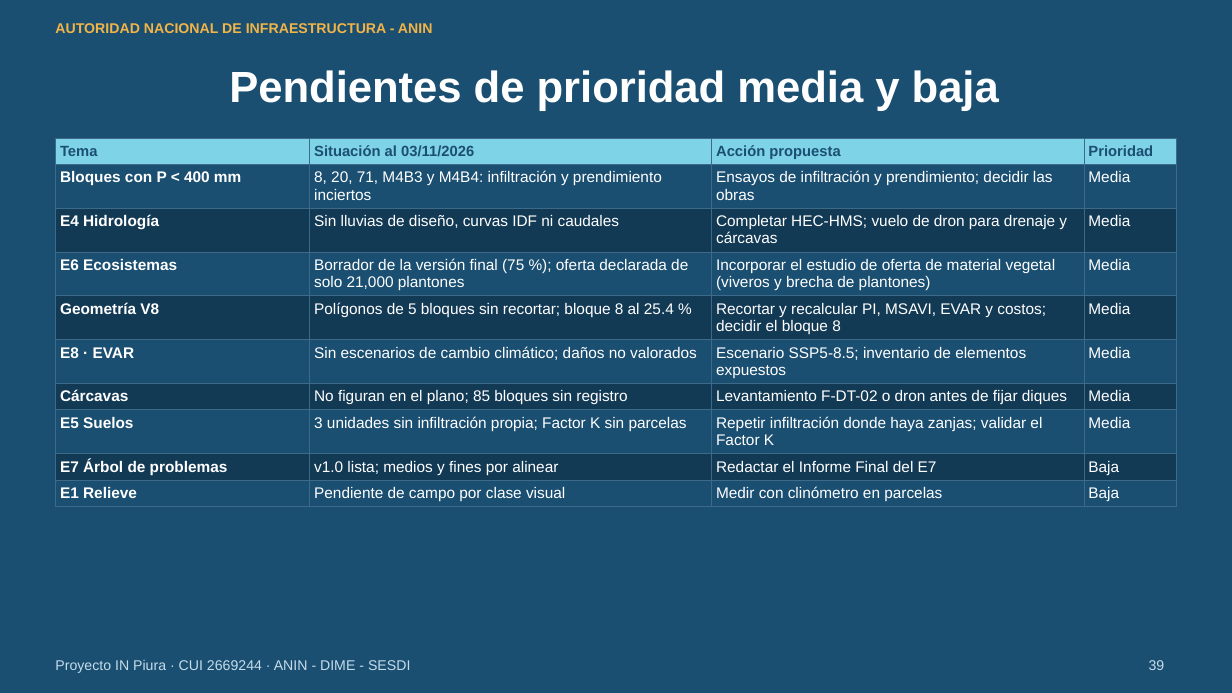
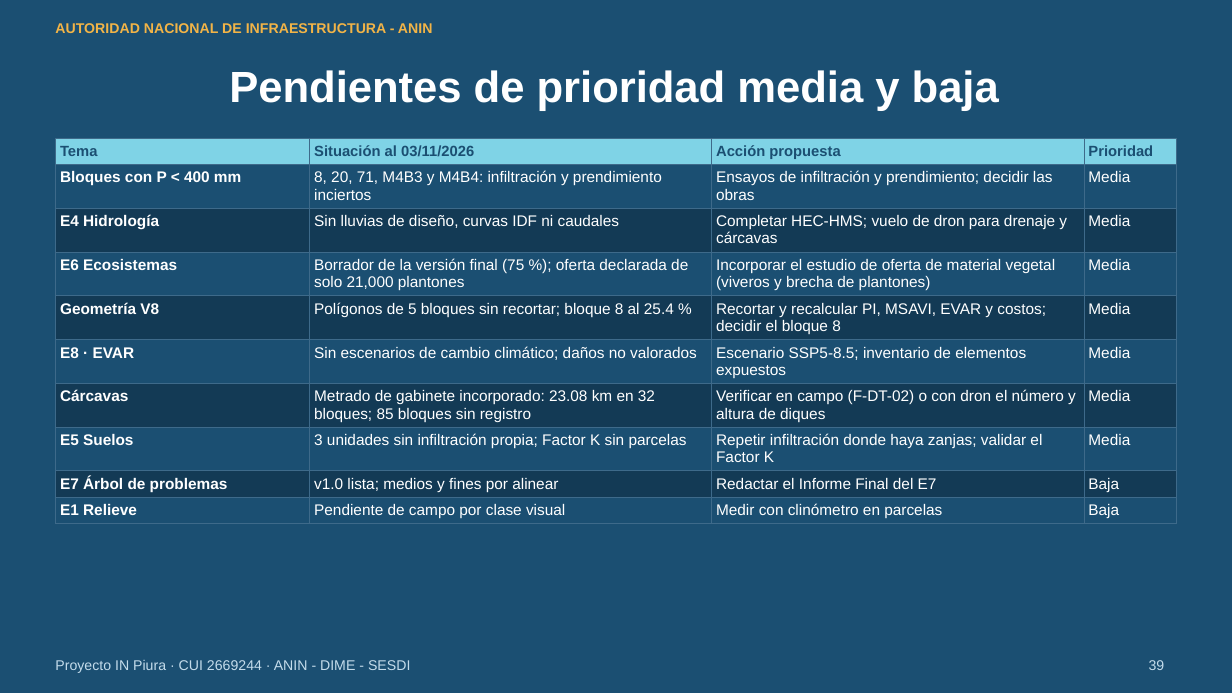
Before and after one commit to salomoncahuas-tech/Salomon1969, a slide deck: slide 39 of presentaciones/avance_perfil_sesdi_2026-11-03/Avance_Perfil_IN_Piura_SESDI_03_noviembre.pptx. Drawn at 1232x693 pixels with LibreOffice and Linux fonts; fonts in the diff are those of the drawing. Boxes give left, top, right and bottom in pixels: in the first picture for what was removed or moved away, otherwise in the second. Text is boxed around its words. In the diff, an @@ line names an element or a change of style, - is before the commit and + after.

```diff
--- a/presentaciones/avance_perfil_sesdi_2026-11-03/Avance_Perfil_IN_Piura_SESDI_03_noviembre.pptx
+++ b/presentaciones/avance_perfil_sesdi_2026-11-03/Avance_Perfil_IN_Piura_SESDI_03_noviembre.pptx
@@ table at (55,139,1177,522) @@
-row 7, column 2: No figuran en el plano; 85 bloques sin registro
+row 7, column 2: Metrado de gabinete incorporado: 23.08 km en 32 bloques; 85 bloques sin registro
-row 7, column 3: Levantamiento F-DT-02 o dron antes de fijar diques
+row 7, column 3: Verificar en campo (F-DT-02) o con dron el número y altura de diques
```
Also in this commit, not shown: 10 other slides changed, 3 other files.
